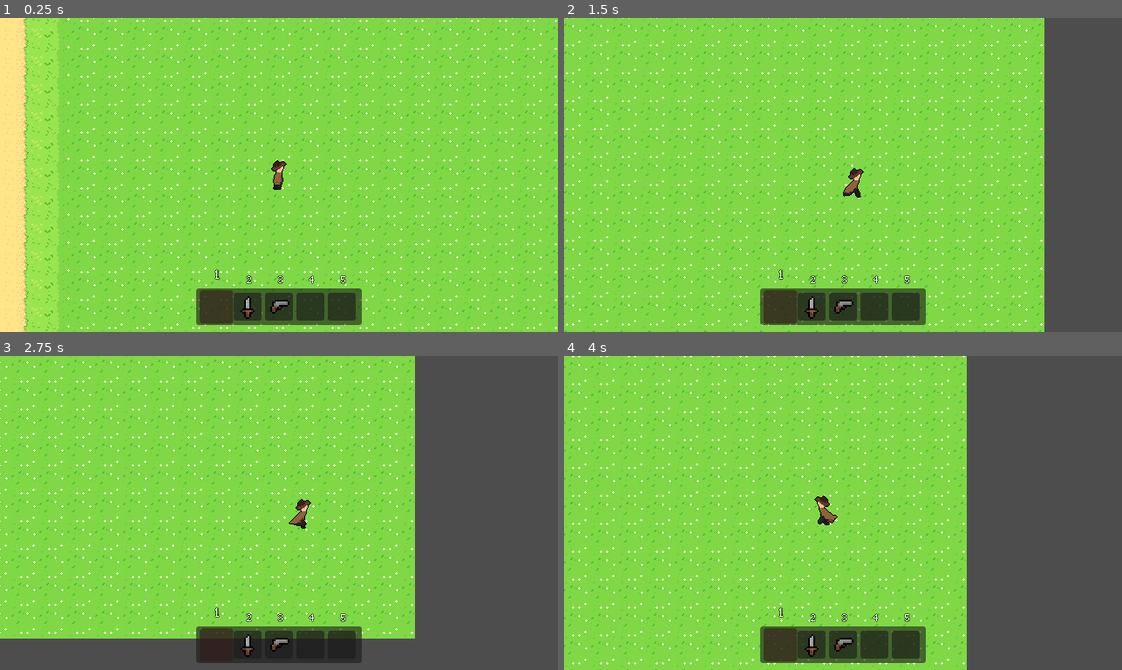
Above: before the commit, frames 1-4 (two rows, left to right).
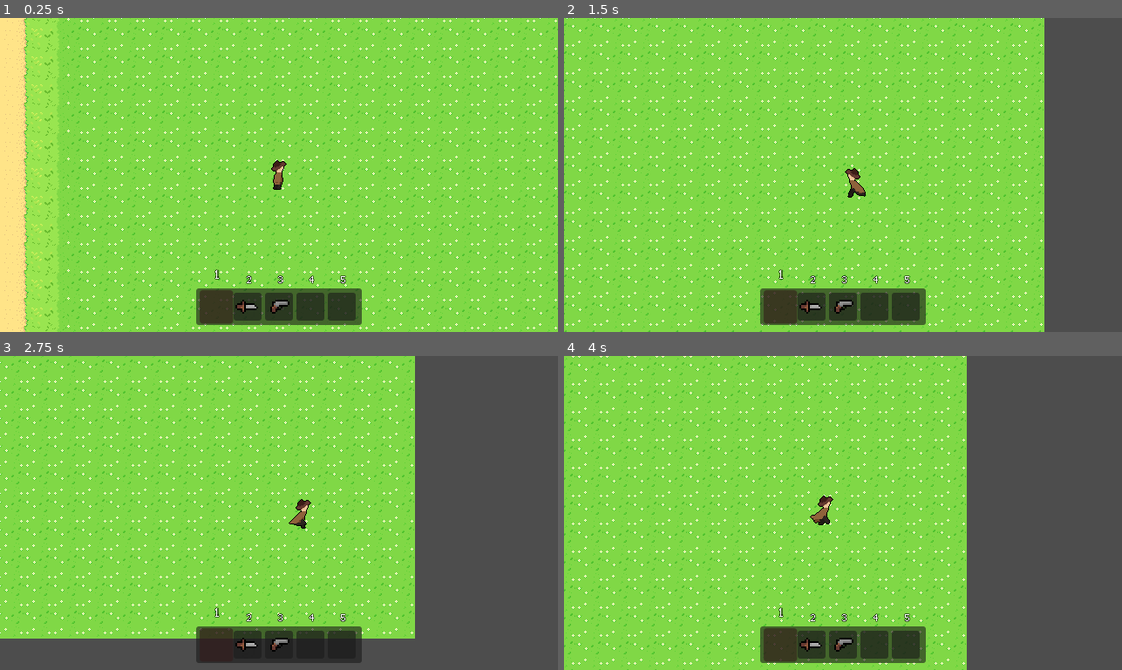
Above: after the commit, the same moments.

Repository: npkup/Wildjam-93
Game: Godot game, scene res://scenes/main.tscn
The game is run twice, just before and just after one commit, with the same random seed, the same clock (stepped at 60 frames per second) and the same inputs.
Inputs (mouse positions are in pixels of both pictures, inside the frame that each line leads up to):
- Up to frame 1 (0.25 s): no input
- Up to frame 2 (1.5 s): move the mouse to (965, 159) at 0.52 s; press the mouse at (965, 159) at 0.53 s; hold D (right) 0.53-1.28 s; move the mouse to (731, 190) at 1.27 s; release the mouse at (731, 190) at 1.28 s; hold S (down) from 1.28 s (still down); click (731, 190) at 1.35 s
- Up to frame 3 (2.75 s): move the mouse to (334, 443) at 2.02 s; release S (down) at 2.03 s; press the mouse at (334, 443) at 2.03 s; hold D (right) from 2.03 s (still down)
- Up to frame 4 (4 s): move the mouse to (815, 575) at 2.77 s; release D (right) at 2.78 s; release the mouse at (815, 575) at 2.78 s; hold W (up) 2.78-3.53 s; click (815, 575) at 2.85 s; move the mouse to (1010, 560) at 3.52 s; press the mouse at (1010, 560) at 3.53 s; hold A (left) from 3.53 s (still down)

The runs differ from the first frame. In frame 1, 0.1% of the frame differs, in the area x 42-47%, y 88-96%; in frame 2, 0.3%; in frame 3, 0.1%; in frame 4, 0.3%, in the area x 42-50%, y 44-96%.

Commit message:
Added bullet shooting and dagger stabbing

Diff:
--- /dev/null
+++ b/scenes/pistolbullet.tscn
@@ -0,0 +1,16 @@
+[gd_scene format=3 uid="uid://ch8mjmenmyigc"]
+
+[ext_resource type="Script" uid="uid://bu4xrvqya3w2i" path="res://scripts/pistolbullet.gd" id="1_7dw51"]
+[ext_resource type="Texture2D" uid="uid://be0sohpk8h0tk" path="res://assets/sprites/items/pistol/pistol_bullet.png" id="2_dwfev"]
+
+[sub_resource type="RectangleShape2D" id="RectangleShape2D_2blwc"]
+size = Vector2(4, 4)
+
+[node name="pistolbullet" type="Area2D" unique_id=270004444]
+script = ExtResource("1_7dw51")
+
+[node name="Sprite2D" type="Sprite2D" parent="." unique_id=1510350345]
+texture = ExtResource("2_dwfev")
+
+[node name="CollisionShape2D" type="CollisionShape2D" parent="." unique_id=2011173047]
+shape = SubResource("RectangleShape2D_2blwc")
--- a/scenes/player.tscn
+++ b/scenes/player.tscn
@@ -4,7 +4,7 @@
 [ext_resource type="Texture2D" uid="uid://dkwab2xxlig2v" path="res://assets/sprites/player/detective.png" id="2_qhqgy"]
 [ext_resource type="Shader" uid="uid://3vqvtjuj7ea2" path="res://shaders/outline.gdshader" id="2_qlg0r"]
 [ext_resource type="Texture2D" uid="uid://dpt2wj5iu3w43" path="res://assets/sprites/player/detective_run.png" id="3_dqkch"]
-[ext_resource type="Texture2D" uid="uid://d00k8e1t1ouvr" path="res://assets/sprites/items/dagger/dager.png" id="5_qlg0r"]
+[ext_resource type="Texture2D" uid="uid://d1j0tw275t7wp" path="res://assets/sprites/items/pistol/pistol.png" id="5_qlg0r"]
 
 [sub_resource type="RectangleShape2D" id="RectangleShape2D_sgp6g"]
 size = Vector2(32, 32)
@@ -147,85 +147,22 @@
 "update": 0,
 "values": [Vector2(18, 0)]
 }
-tracks/1/type = "value"
-tracks/1/imported = false
-tracks/1/enabled = true
-tracks/1/path = NodePath("Marker2D:rotation")
-tracks/1/interp = 1
-tracks/1/loop_wrap = true
-tracks/1/keys = {
-"times": PackedFloat32Array(0),
-"transitions": PackedFloat32Array(1),
-"update": 0,
-"values": [1.5707964]
-}
 
 [sub_resource type="Animation" id="Animation_smehm"]
-resource_name = "dagger-left"
-length = 0.5
+resource_name = "dagger"
+length = 0.3
 step = 0.1
-tracks/0/type = "method"
+tracks/0/type = "value"
 tracks/0/imported = false
 tracks/0/enabled = true
-tracks/0/path = NodePath(".")
+tracks/0/path = NodePath("Marker2D/weapon:position")
 tracks/0/interp = 1
 tracks/0/loop_wrap = true
 tracks/0/keys = {
-"times": PackedFloat32Array(0, 0.5),
-"transitions": PackedFloat32Array(1, 1),
-"values": [{
-"args": [],
-"method": &"perpendicularize_sword"
-}, {
-"args": [],
-"method": &"unperpendicularize_sword"
-}]
-}
-tracks/1/type = "value"
-tracks/1/imported = false
-tracks/1/enabled = true
-tracks/1/path = NodePath("Marker2D:rotation")
-tracks/1/interp = 2
-tracks/1/loop_wrap = true
-tracks/1/keys = {
 "times": PackedFloat32Array(0, 0.1, 0.3),
 "transitions": PackedFloat32Array(1, 1, 1),
 "update": 0,
-"values": [-1.5707963267948966, -4.712389, -3.1415927]
-}
-
-[sub_resource type="Animation" id="Animation_tuyoq"]
-resource_name = "dagger-right"
-length = 0.5
-step = 0.1
-tracks/0/type = "method"
-tracks/0/imported = false
-tracks/0/enabled = true
-tracks/0/path = NodePath(".")
-tracks/0/interp = 1
-tracks/0/loop_wrap = true
-tracks/0/keys = {
-"times": PackedFloat32Array(0, 0.3),
-"transitions": PackedFloat32Array(1, 1),
-"values": [{
-"args": [],
-"method": &"perpendicularize_sword"
-}, {
-"args": [],
-"method": &"unperpendicularize_sword"
-}]
-}
-tracks/1/type = "value"
-tracks/1/imported = false
-tracks/1/enabled = true
-tracks/1/path = NodePath("Marker2D:rotation")
-tracks/1/interp = 2
-tracks/1/loop_wrap = true
-tracks/1/keys = {
-"times": PackedFloat32Array(0, 0.1, 0.3),
-"transitions": PackedFloat32Array(1, 1, 1),
-"update": 0,
-"values": [-1.5707964, 1.5707964, 0.0]
+"values": [Vector2(18, 0), Vector2(50, 0), Vector2(18, 0)]
 }
 
 [sub_resource type="Animation" id="Animation_fjrip"]
@@ -247,8 +184,7 @@
 [sub_resource type="AnimationLibrary" id="AnimationLibrary_fjrip"]
 _data = {
 &"RESET": SubResource("Animation_qlg0r"),
-&"dagger-left": SubResource("Animation_smehm"),
-&"dagger-right": SubResource("Animation_tuyoq"),
+&"dagger": SubResource("Animation_smehm"),
 &"pistol": SubResource("Animation_fjrip")
 }
 
@@ -267,7 +203,7 @@
 frame_progress = 0.47621682
 
 [node name="Marker2D" type="Marker2D" parent="." unique_id=485629900]
-rotation = 1.5707964
+rotation = -1.5707964
 
 [node name="weapon" type="Sprite2D" parent="Marker2D" unique_id=1501774576]
 position = Vector2(18, 0)
--- /dev/null
+++ b/scripts/pistolbullet.gd
@@ -0,0 +1,7 @@
+extends Area2D
+
+const SPEED : int = 1000
+
+func _physics_process(delta: float) -> void:
+	global_position.x += cos(rotation) * delta * SPEED
+	global_position.y += sin(rotation) * delta * SPEED
--- a/scripts/player.gd
+++ b/scripts/player.gd
@@ -9,21 +9,38 @@
 
 var weapon_angle_ovveride : bool = false
 var attack_cooldown_timer : float = 0
+var weapon_target_rotation_degrees : float = 0
+
+var pistol_bullet : PackedScene = preload("res://scenes/pistolbullet.tscn")
 
 func _physics_process(delta: float) -> void:
 	var up_down_direction : float = Input.get_axis("up", "down")
 	var left_right_direction : float = Input.get_axis("left", "right")
+	weapon_sprite.global_rotation_degrees = lerp(weapon_sprite.global_rotation_degrees, weapon_target_rotation_degrees, 0.1)
+
 
 	attack_cooldown_timer -= delta
 	attack_cooldown_timer = clamp(attack_cooldown_timer, 0, INF)
 	up_down_direction = Vector2(left_right_direction, up_down_direction).normalized().y
 	left_right_direction = Vector2(left_right_direction, up_down_direction).normalized().x
 
-	if Input.is_action_just_pressed("attack") and attack_cooldown_timer == 0:
+	if Input.is_action_pressed("attack") and attack_cooldown_timer == 0:
+		$AnimationPlayer.stop()
 		match Global.inventory_items[Global.focused_slot]:
+
 			Global.items.PISTOL:
 				$AnimationPlayer.play("pistol")
-				attack_cooldown_timer = $AnimationPlayer.get_animation("pistol").length
+				var bullet : Area2D = pistol_bullet.instantiate()
+				bullet.global_rotation = $Marker2D.global_rotation
+				bullet.global_position = $Marker2D/weapon.global_position
+				add_sibling(bullet)
+
+				attack_cooldown_timer = $AnimationPlayer.get_animation("pistol").length / $AnimationPlayer.speed_scale
+			Global.items.DAGGER:
+				$AnimationPlayer.play("dagger")
+				attack_cooldown_timer = $AnimationPlayer.get_animation("pistol").length / $AnimationPlayer.speed_scale
+
+
 
 	if up_down_direction:
 		velocity.y = move_toward(velocity.y, MOVE_SPEED * up_down_direction, ACCELERATION * delta)
@@ -32,7 +49,7 @@
 
 	if left_right_direction:
 		velocity.x = move_toward(velocity.x, MOVE_SPEED * left_right_direction, ACCELERATION * delta)
-		$AnimatedSprite2D.flip_h = !left_right_direction > 0
+
 	else:
 		velocity.x = move_toward(velocity.x, 0, DECELLERATION * delta)
 
@@ -47,9 +64,11 @@
 		if $Marker2D.global_rotation_degrees > 90 or $Marker2D.global_rotation_degrees < -90:
 			weapon_sprite.rotation_degrees = 180
 			weapon_sprite.flip_h = true
+			$AnimatedSprite2D.flip_h = true
 		elif !$Marker2D.global_rotation_degrees > 90 or !$Marker2D.global_rotation_degrees < -90:
 			weapon_sprite.rotation_degrees = 0
 			weapon_sprite.flip_h = false
+			$AnimatedSprite2D.flip_h = false
 		weapon_sprite.texture = Global.items_list_textures[Global.inventory_items[Global.focused_slot]]
 
 	if Input.is_action_just_pressed("inventory1"):
@@ -64,14 +83,3 @@
 		Global.focused_slot = 5
 
 	move_and_slide()
-
-
-func perpendicularize_sword() -> void:
-	weapon_angle_ovveride = true
-	if weapon_sprite.flip_h:
-		weapon_sprite.rotation_degrees = -270
-	else:
-		weapon_sprite.rotation_degrees = 90
-
-func unperpendicularize_sword() -> void:
-	weapon_angle_ovveride = false
Binary file changed: assets/sprites/items/dagger/dager.png
Binary file added: assets/sprites/items/pistol/pistol_bullet.png
Not shown, added: assets/sprites/items/pistol/pistol_bullet.png.import
Not shown, added: scripts/pistolbullet.gd.uid
